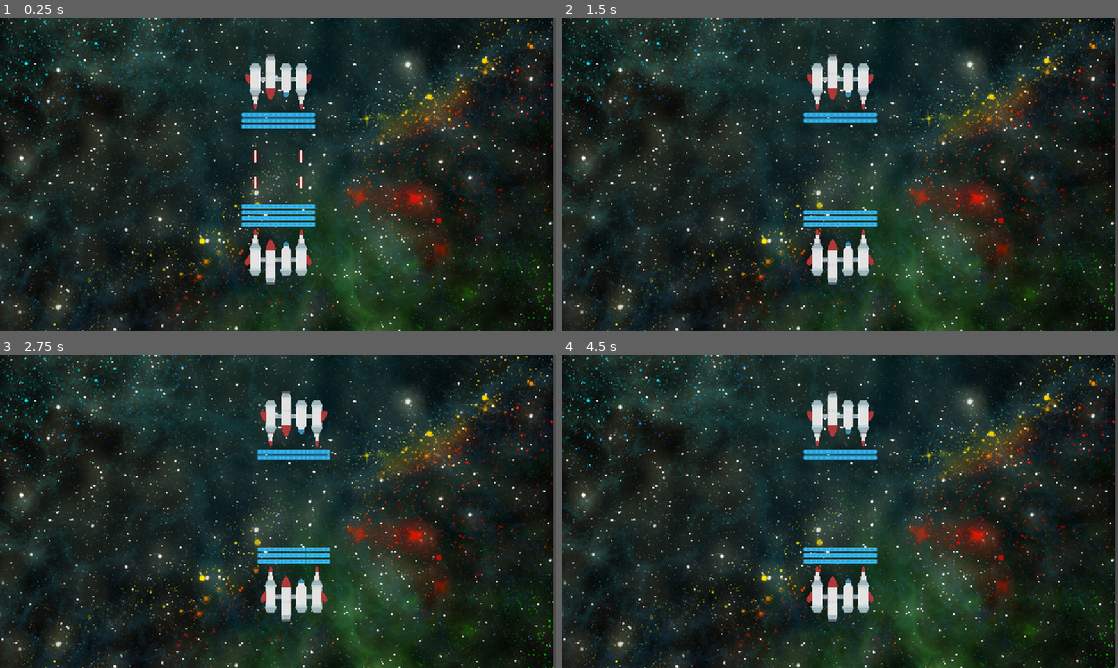
Above: before the commit, frames 1-4 (two rows, left to right).
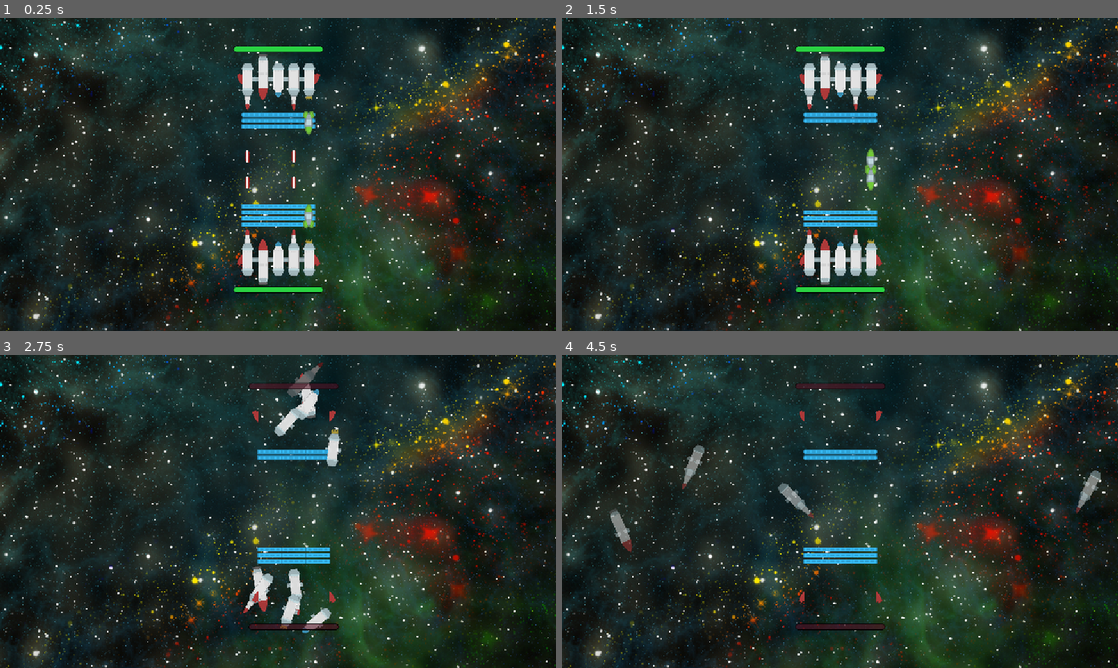
Above: after the commit, the same moments.

Repository: paralinguist/2025-space-pvp
Game: Godot game, scene res://Scenes/test_scene.tscn
Same seed, same stepped clock (60 frames per second), same inputs: the game is played once before the commit and once after it.
Inputs:
- Up to frame 1 (0.25 s): no input
- Up to frame 2 (1.5 s): hold Right (ui_right) 0.53-1.28 s; hold Left (ui_left) from 1.28 s (still down)
- Up to frame 3 (2.75 s): release Left (ui_left) at 2.03 s; hold Right (ui_right) from 2.03 s (still down)
- Up to frame 4 (4.5 s): release Right (ui_right) at 3.53 s; hold Left (ui_left) from 3.53 s (still down)

The runs differ from the first frame. In frame 1, 22% of the frame differs, in the area x 0-100%, y 0-100%; in frame 2, 22%; in frame 3, 22%; in frame 4, 21%.

Commit message:
winning

Diff:
--- a/2025spacegame/Scenes/Modules/laser.tscn
+++ b/2025spacegame/Scenes/Modules/laser.tscn
@@ -1,6 +1,6 @@
 [gd_scene load_steps=7 format=3 uid="uid://dd8svo8mdvsfw"]
 
-[ext_resource type="Script" uid="uid://5d1sjbqxux7e" path="res://Scripts/laser.gd" id="1_ffxur"]
+[ext_resource type="Script" uid="uid://5d1sjbqxux7e" path="res://Scripts/shooter.gd" id="1_ffxur"]
 [ext_resource type="Texture2D" uid="uid://dqxq6koyxcc68" path="res://Assets/PNG/Sprites X2/Rocket parts/spaceRocketParts_016.png" id="1_rr6fe"]
 [ext_resource type="Texture2D" uid="uid://b1f2tf2bv7t7b" path="res://Assets/PNG/Sprites X2/Rocket parts/spaceRocketParts_002.png" id="2_rr6fe"]
 [ext_resource type="Texture2D" uid="uid://cpxbudx4vymlk" path="res://Assets/PNG/Sprites X2/Rocket parts/spaceRocketParts_020.png" id="3_ffxur"]
--- /dev/null
+++ b/2025spacegame/Scenes/Modules/missile.gdshader
@@ -0,0 +1,63 @@
+shader_type canvas_item;
+const float shift_amount = 50.0;
+
+// Convert RGB color to HSV color space
+// Input: vec3 with components in range [0, 1]
+// Output: vec3 with h in [0, 360], s and v in [0, 1]
+vec3 rgb2hsv(vec3 rgb) {
+	float r = rgb.r;
+	float g = rgb.g;
+	float b = rgb.b;
+
+	float max_val = max(r, max(g, b));
+	float min_val = min(r, min(g, b));
+	float delta = max_val - min_val;
+
+	float h = 0.0;
+	float s = 0.0;
+	float v = max_val;
+
+	if (delta > 0.0001) {
+		s = delta / max_val;
+
+		if (abs(r - max_val) < 0.0001)      h = (g - b) / delta;
+		else if (abs(g - max_val) < 0.0001) h = 2.0 + (b - r) / delta;
+		else                                h = 4.0 + (r - g) / delta;
+
+		h *= 60.0;
+		if (h < 0.0) h += 360.0;
+	}
+
+	return vec3(h, s, v);
+}
+
+// Convert HSV color to RGB color space
+// Input: vec3 with h in [0, 360], s and v in [0, 1]
+// Output: vec3 with components in range [0, 1]
+vec3 hsv2rgb(vec3 hsv) {
+	float h = hsv.x;
+	float s = hsv.y;
+	float v = hsv.z;
+
+	float c = v * s;
+	float x = c * (1.0 - abs(mod(h / 60.0, 2.0) - 1.0));
+	float m = v - c;
+
+	vec3 rgb;
+
+	if (h < 60.0)       rgb = vec3(c, x, 0.0);
+	else if (h < 120.0) rgb = vec3(x, c, 0.0);
+	else if (h < 180.0) rgb = vec3(0.0, c, x);
+	else if (h < 240.0) rgb = vec3(0.0, x, c);
+	else if (h < 300.0) rgb = vec3(x, 0.0, c);
+	else                rgb = vec3(c, 0.0, x);
+
+	rgb += m;
+	return rgb;
+}
+
+void fragment() {
+	vec3 hsv_color = rgb2hsv(COLOR.rgb);
+	hsv_color.x = mod(hsv_color.x + shift_amount, 360.0);
+	COLOR.rgb = hsv2rgb(hsv_color);
+}
--- /dev/null
+++ b/2025spacegame/Scenes/Modules/missile.tscn
@@ -0,0 +1,70 @@
+[gd_scene load_steps=9 format=3 uid="uid://cv1qvu1uscksb"]
+
+[ext_resource type="Script" uid="uid://5d1sjbqxux7e" path="res://Scripts/shooter.gd" id="1_qhn7b"]
+[ext_resource type="Texture2D" uid="uid://dqxq6koyxcc68" path="res://Assets/PNG/Sprites X2/Rocket parts/spaceRocketParts_016.png" id="2_ore0m"]
+[ext_resource type="Texture2D" uid="uid://cpxbudx4vymlk" path="res://Assets/PNG/Sprites X2/Rocket parts/spaceRocketParts_020.png" id="3_4jknp"]
+[ext_resource type="Shader" uid="uid://dx2xsjxwts86j" path="res://Scenes/Modules/missile.gdshader" id="4_ore0m"]
+[ext_resource type="Texture2D" uid="uid://nox7pu4eon6k" path="res://Assets/PNG/Sprites X2/Rocket parts/spaceRocketParts_018.png" id="4_qhn7b"]
+[ext_resource type="Texture2D" uid="uid://bpigsecdx1o2t" path="res://Assets/PNG/Sprites X2/Station/spaceStation_005.png" id="5_gty6x"]
+
+[sub_resource type="ShaderMaterial" id="ShaderMaterial_4jknp"]
+shader = ExtResource("4_ore0m")
+
+[sub_resource type="RectangleShape2D" id="RectangleShape2D_rr6fe"]
+size = Vector2(32, 104)
+
+[node name="Missile" type="Area2D"]
+script = ExtResource("1_qhn7b")
+bullet_scene = "missile_bullet"
+
+[node name="Body" type="Node2D" parent="."]
+
+[node name="Body" type="Sprite2D" parent="Body"]
+position = Vector2(0, -16)
+scale = Vector2(0.25, 0.25)
+texture = ExtResource("2_ore0m")
+flip_v = true
+
+[node name="Body2" type="Sprite2D" parent="Body"]
+position = Vector2(0, 16)
+scale = Vector2(0.25, 0.25)
+texture = ExtResource("2_ore0m")
+
+[node name="Top2" type="Sprite2D" parent="."]
+position = Vector2(0, -44)
+rotation = -3.14159
+scale = Vector2(0.25, 0.25)
+texture = ExtResource("3_4jknp")
+
+[node name="Gun" type="Sprite2D" parent="."]
+z_index = -1
+material = SubResource("ShaderMaterial_4jknp")
+position = Vector2(0, -63)
+rotation = 3.14159
+scale = Vector2(0.16, 0.16)
+texture = ExtResource("4_qhn7b")
+
+[node name="Exhaust" type="Sprite2D" parent="."]
+position = Vector2(0, 42)
+scale = Vector2(0.25, 0.25)
+texture = ExtResource("3_4jknp")
+
+[node name="LeftSide" type="Sprite2D" parent="."]
+z_index = -1
+position = Vector2(-16, 0)
+scale = Vector2(0.25, 0.25)
+texture = ExtResource("5_gty6x")
+
+[node name="RightSide" type="Sprite2D" parent="."]
+z_index = -1
+position = Vector2(16, 0)
+scale = Vector2(0.25, 0.25)
+texture = ExtResource("5_gty6x")
+
+[node name="CollisionShape2D" type="CollisionShape2D" parent="."]
+position = Vector2(0, -20)
+shape = SubResource("RectangleShape2D_rr6fe")
+
+[node name="Cooldown" type="Timer" parent="."]
+wait_time = 10.0
+one_shot = true
--- a/2025spacegame/Scenes/laser_bullet.tscn
+++ b/2025spacegame/Scenes/laser_bullet.tscn
@@ -1,6 +1,6 @@
 [gd_scene load_steps=6 format=3 uid="uid://rq28rb1t8yan"]
 
-[ext_resource type="Script" uid="uid://cjc2ak2xhigsv" path="res://Scripts/laser_bullet.gd" id="1_3o6ko"]
+[ext_resource type="Script" uid="uid://cjc2ak2xhigsv" path="res://Scripts/bullet.gd" id="1_3o6ko"]
 [ext_resource type="Shader" uid="uid://b7yl6dl3ejkh7" path="res://laser.gdshader" id="1_wsec8"]
 
 [sub_resource type="Gradient" id="Gradient_ffxur"]
@@ -30,5 +30,13 @@
 [node name="RayCast2D" type="RayCast2D" parent="."]
 position = Vector2(0, 20)
 target_position = Vector2(0, -40)
+collision_mask = 3
 collide_with_areas = true
 collide_with_bodies = false
+
+[node name="Timer" type="Timer" parent="."]
+wait_time = 10.0
+one_shot = true
+autostart = true
+
+[connection signal="timeout" from="Timer" to="." method="_on_timer_timeout"]
--- /dev/null
+++ b/2025spacegame/Scenes/missile_bullet.tscn
@@ -0,0 +1,24 @@
+[gd_scene load_steps=3 format=3 uid="uid://ccqh3j4h3b452"]
+
+[ext_resource type="Script" uid="uid://cjc2ak2xhigsv" path="res://Scripts/bullet.gd" id="1_tyjee"]
+[ext_resource type="Texture2D" uid="uid://vuxsfwayh0kh" path="res://Assets/PNG/Sprites X2/Missiles/spaceMissiles_009.png" id="2_tyjee"]
+
+[node name="MissileBullet" type="Node2D"]
+script = ExtResource("1_tyjee")
+speed = 150
+
+[node name="RayCast2D" type="RayCast2D" parent="."]
+position = Vector2(0, 20)
+target_position = Vector2(0, -60)
+collide_with_areas = true
+collide_with_bodies = false
+
+[node name="Sprite2D" type="Sprite2D" parent="."]
+texture = ExtResource("2_tyjee")
+
+[node name="Timer" type="Timer" parent="."]
+wait_time = 10.0
+one_shot = true
+autostart = true
+
+[connection signal="timeout" from="Timer" to="." method="_on_timer_timeout"]
--- a/2025spacegame/Scenes/shield.tscn
+++ b/2025spacegame/Scenes/shield.tscn
@@ -8,6 +8,8 @@
 
 [node name="Shield" type="Area2D"]
 scale = Vector2(3, 1)
+collision_layer = 2
+collision_mask = 2
 script = ExtResource("1_oux8c")
 
 [node name="Glow" type="Sprite2D" parent="."]
--- a/2025spacegame/Scenes/test_scene.tscn
+++ b/2025spacegame/Scenes/test_scene.tscn
@@ -17,7 +17,7 @@
 [node name="Sprite2D" type="Sprite2D" parent="."]
 z_index = -4096
 position = Vector2(566, 412)
-scale = Vector2(0.725, 0.725)
+scale = Vector2(0.8, 0.8)
 texture = ExtResource("2_r5l72")
 
 [node name="WebSocketServer" type="Node" parent="."]
--- a/2025spacegame/Scenes/test_ship.tscn
+++ b/2025spacegame/Scenes/test_ship.tscn
@@ -1,36 +1,78 @@
-[gd_scene load_steps=6 format=3 uid="uid://b7hp126j04b4b"]
+[gd_scene load_steps=9 format=3 uid="uid://b7hp126j04b4b"]
 
 [ext_resource type="PackedScene" uid="uid://cb8x43y03yld0" path="res://Scenes/Modules/engine.tscn" id="1_5mm7q"]
 [ext_resource type="Script" uid="uid://h35ovikoq1pt" path="res://Scripts/ship.gd" id="1_x3s1d"]
 [ext_resource type="PackedScene" uid="uid://bawyb4qw2s7et" path="res://Scenes/Modules/science.tscn" id="2_t2t7e"]
 [ext_resource type="PackedScene" uid="uid://dd8svo8mdvsfw" path="res://Scenes/Modules/laser.tscn" id="3_x3s1d"]
 [ext_resource type="Texture2D" uid="uid://c15h7gc4pojbw" path="res://Assets/PNG/Sprites X2/Rocket parts/spaceRocketParts_003.png" id="4_t2t7e"]
+[ext_resource type="PackedScene" uid="uid://cv1qvu1uscksb" path="res://Scenes/Modules/missile.tscn" id="5_n6vk2"]
+
+[sub_resource type="StyleBoxFlat" id="StyleBoxFlat_n6vk2"]
+bg_color = Color(0.368627, 0.368627, 0.368627, 0.576471)
+border_width_left = 4
+border_width_top = 4
+border_width_right = 4
+border_width_bottom = 4
+border_color = Color(0, 0, 0, 1)
+border_blend = true
+corner_radius_top_left = 10
+corner_radius_top_right = 10
+corner_radius_bottom_right = 10
+corner_radius_bottom_left = 10
+expand_margin_left = 2.0
+expand_margin_top = 2.0
+expand_margin_right = 2.0
+expand_margin_bottom = 2.0
+
+[sub_resource type="StyleBoxFlat" id="StyleBoxFlat_twhwe"]
+bg_color = Color(1, 1, 1, 0.905882)
+border_color = Color(0, 0, 0, 1)
+border_blend = true
+corner_radius_top_left = 10
+corner_radius_top_right = 10
+corner_radius_bottom_right = 10
+corner_radius_bottom_left = 10
+shadow_size = 1
 
 [node name="TestShip" type="Node2D"]
 script = ExtResource("1_x3s1d")
 
 [node name="Engine" parent="." instance=ExtResource("1_5mm7q")]
-position = Vector2(-25.9905, 0)
+position = Vector2(-51.8745, 0)
 
 [node name="Science" parent="." instance=ExtResource("2_t2t7e")]
-position = Vector2(26.0095, 0)
+position = Vector2(0.125498, 0)
 
 [node name="Laser" parent="." instance=ExtResource("3_x3s1d")]
-position = Vector2(-77.9905, 0)
+position = Vector2(-103.875, 0)
 
 [node name="Laser2" parent="." instance=ExtResource("3_x3s1d")]
-position = Vector2(78.0095, 0)
+position = Vector2(52.1255, 0)
+
+[node name="Missile" parent="." instance=ExtResource("5_n6vk2")]
+position = Vector2(104, 0)
 
 [node name="LeftWing" type="Sprite2D" parent="."]
-position = Vector2(-103.991, 0)
+position = Vector2(-129.875, 0)
 scale = Vector2(0.25, 0.25)
 texture = ExtResource("4_t2t7e")
 flip_h = true
 
 [node name="RightWing" type="Sprite2D" parent="."]
-position = Vector2(104.009, 0)
+position = Vector2(131, 1)
 scale = Vector2(0.25, 0.25)
 texture = ExtResource("4_t2t7e")
 
 [node name="ShieldSpot" type="Node2D" parent="."]
 position = Vector2(0, -120)
+
+[node name="HPBar" type="ProgressBar" parent="."]
+custom_minimum_size = Vector2(300, 18)
+offset_left = -150.0
+offset_top = 92.47
+offset_right = 150.0
+offset_bottom = 110.47
+theme_override_styles/background = SubResource("StyleBoxFlat_n6vk2")
+theme_override_styles/fill = SubResource("StyleBoxFlat_twhwe")
+value = 70.0
+show_percentage = false
--- a/2025spacegame/Scripts/laser_bullet.gd
+++ b/2025spacegame/Scripts/bullet.gd
@@ -1,5 +1,6 @@
-class_name bullet extends Node2D
+class_name Bullet extends Node2D
 @export var speed = 600
+@export var dmg := 10.0
 var delay_time = 0.35
 var glob_x := 0
 
@@ -13,5 +14,9 @@
 	if delay_time <= 0:
 		if $RayCast2D.is_colliding():
 			if $RayCast2D.get_collider() is ShipModule or $RayCast2D.get_collider() is Shield:
-				$RayCast2D.get_collider().get_hit()
+				$RayCast2D.get_collider().get_hit(dmg)
 				queue_free()
+
+
+func _on_timer_timeout() -> void:
+	queue_free()
--- a/2025spacegame/Scripts/science.gd
+++ b/2025spacegame/Scripts/science.gd
@@ -1 +1 @@
-extends ShipModule
+class_name Science extends ShipModule
--- a/2025spacegame/Scripts/shield.gd
+++ b/2025spacegame/Scripts/shield.gd
@@ -1,5 +1,5 @@
 class_name Shield extends Area2D
 
-func get_hit():
+func get_hit(_dmg):
 	get_parent().get_parent().call_deferred("reposition_shields")
 	queue_free()
--- a/2025spacegame/Scripts/ship.gd
+++ b/2025spacegame/Scripts/ship.gd
@@ -4,7 +4,7 @@
 const GRID_DISTANCE = 32
 var left_size := 113*0.615
 var right_size := 113*0.615
-
+var hp = 100.0
 # Called when the node enters the scene tree for the first time.
 func _ready() -> void:
 	for i in range(randi_range(3, 6)):
@@ -17,6 +17,8 @@
 		move(-1)
 	if Input.is_action_just_pressed("ui_right"):
 		move(1)
+	$HPBar.value = hp
+	$HPBar.modulate = Color.from_hsv(hp/280.0, 0.8, 0.9, 1.0)
 
 #dir should be -1 for left and 1 for right
 func move(dir:int):
@@ -28,10 +30,10 @@
 func shoot(idx:int):
 	var laser_count := 0
 	for c in get_children():
-		if c is Laser:
+		if c is Shooter:
 			if idx == laser_count:
 				if not c.deactivated:
-					c.shoot_laser()
+					c.shoot()
 				break
 		laser_count += 1
 
@@ -40,6 +42,17 @@
 		$ShieldSpot.get_child(s).position.y = s*-20
 
 func add_shield():
-	var new_shield := shield.instantiate()
-	$ShieldSpot.add_child(new_shield)
-	reposition_shields()
+	for c in get_children():
+		if c is Science:
+			if not c.deactivated:
+				var new_shield := shield.instantiate()
+				$ShieldSpot.add_child(new_shield)
+				reposition_shields()
+			break
+
+func take_damage(dmg:float):
+	hp -= dmg*100
+	if hp <= 0.0:
+		for c in get_children():
+			if c is ShipModule:
+				c.die()
--- a/2025spacegame/Scripts/ship_module.gd
+++ b/2025spacegame/Scripts/ship_module.gd
@@ -9,7 +9,7 @@
 	else:
 		modulate = Color("#FFFFFFFF")
 
-func get_hit():
+func get_hit(dmg:float):
 	deactivated = true
 	if respawn_timer:
 		respawn_timer.queue_free()
@@ -18,8 +18,19 @@
 	respawn_timer.wait_time = 5.0
 	respawn_timer.start()
 	respawn_timer.connect("timeout", respawn)
+	get_parent().take_damage(dmg)
 
 func respawn():
 	if respawn_timer:
 		respawn_timer.queue_free()
 	deactivated = false
+
+
+func die():
+	var death_tween := get_tree().create_tween()
+	death_tween.set_parallel(true)
+	death_tween.tween_property(self, "rotation", (randi_range(0, 1)*2-1)*randf_range(40, 100), 4)
+	death_tween.tween_property(self, "position", Vector2.from_angle(randf()*TAU)*randf_range(600, 3000), 4)
+	death_tween.tween_property(self, "modulate", Color(1.0, 1.0, 1.0, 0.0), 4)
+	death_tween.chain().tween_callback(queue_free)
+	death_tween.play()
--- a/2025spacegame/Scripts/laser.gd
+++ b/2025spacegame/Scripts/shooter.gd
@@ -1,10 +1,10 @@
-class_name Laser extends ShipModule
+class_name Shooter extends ShipModule
 
-const LaserBullet = preload("res://Scenes/laser_bullet.tscn")
-
+@export var bullet_scene : String = "laser_bullet"# = preload("res://Scenes/laser_bullet.tscn")
+@onready var LaserBullet = load("res://Scenes/"+bullet_scene+".tscn")
 var shot_from := Vector2.ZERO
 func _ready() -> void:
-	shoot_laser()
+	shoot()
 
 
 func _on_laser_timer_timeout() -> void:
@@ -14,9 +14,9 @@
 		if $LaserRayCast.get_collider() is ShipModule:
 			$LaserRayCast.get_collider().get_hit()
 
-func shoot_laser():
+func shoot():
 	if $Cooldown.is_stopped():
-		var new_bullet := LaserBullet.instantiate()
+		var new_bullet : Bullet = LaserBullet.instantiate()
 		add_child(new_bullet)
 		new_bullet.position = Vector2(0, -110)
 		$Cooldown.is_stopped()
Not shown, added: 2025spacegame/Scenes/Modules/missile.gdshader.uid
Not shown: 1 places in 2025spacegame/Scenes/test_scene.tscn that only renumber resources
Renamed: 2025spacegame/Scripts/laser_bullet.gd.uid -> 2025spacegame/Scripts/bullet.gd.uid
Renamed: 2025spacegame/Scripts/laser.gd.uid -> 2025spacegame/Scripts/shooter.gd.uid
